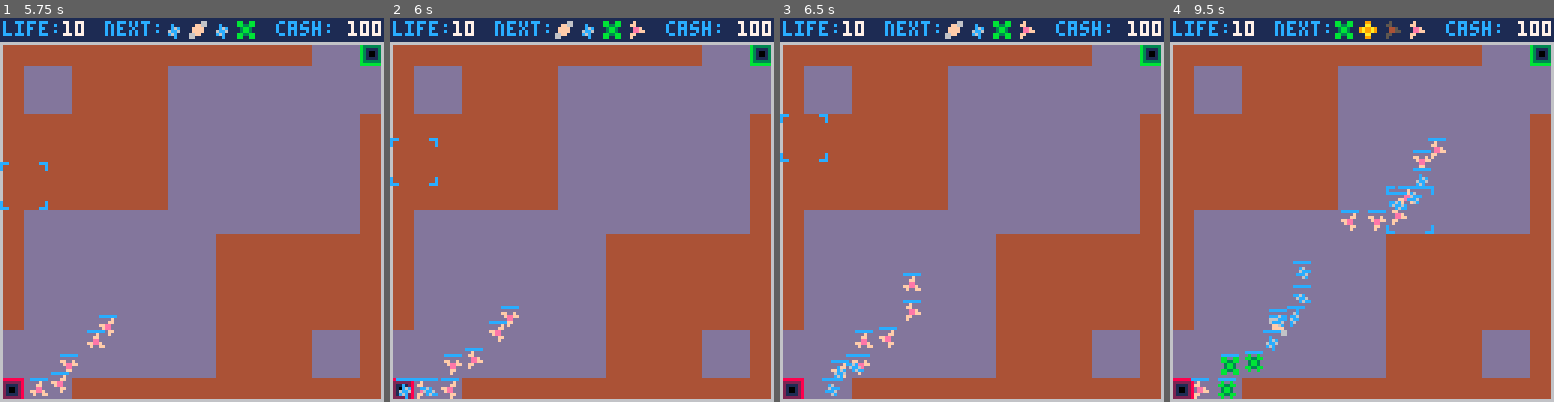
Above: before the commit, frames 1-4 (left to right).
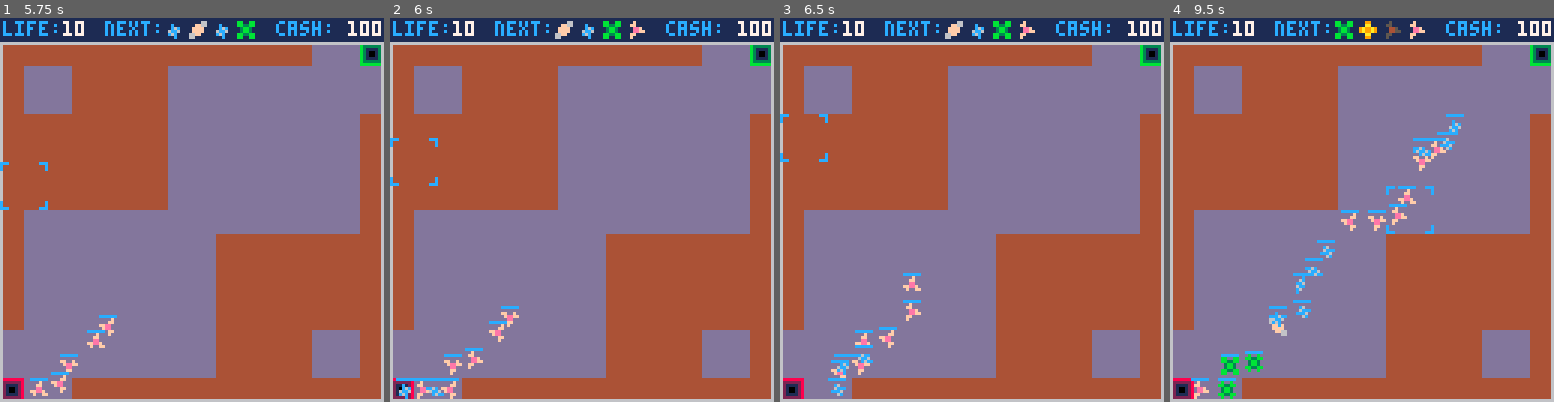
Above: after the commit, the same moments.

Repository: langchr86/pico-bubble-towers
Game: PICO-8 cartridge bubble-towers.p8
Same seed, same stepped clock (60 frames per second), same inputs: the game is played once before the commit and once after it.
Inputs:
- Up to frame 1 (5.75 s): tap O (Z key) at 0.33, 0.7, 1.43, 2.22, 3.1, 3.98, 4.87 s; tap X (X key) at 1.07, 2.07, 2.4, 2.73, 3.07, 3.4, 3.73, 4.07, 4.4, 4.73, 5.07, 5.4, 5.73 s; hold Left 1.97-2.37 s; hold Down 2.42-2.82 s; hold Right 2.87-3.53 s; hold Up 3.58-4.08 s; hold Right 4.13-4.53 s; hold Down 4.58-5.08 s; hold Left from 5.13 s (still down)
- Up to frame 2 (6 s): tap O (Z key) at 5.75 s; release Left at 5.8 s; hold Up from 5.85 s (still down)
- Up to frame 3 (6.5 s): tap X (X key) at 6.07, 6.4 s; release Up at 6.18 s; hold Left from 6.23 s (still down)
- Up to frame 4 (9.5 s): release Left at 6.63 s; tap O (Z key) every 0.88 s from 6.63 to 9.28 s; hold Down 6.68-7.08 s; tap X (X key) every 0.33 s from 6.73 to 9.4 s; hold Right 7.13-7.8 s; hold Up 7.85-8.35 s; hold Right 8.4-8.8 s; hold Down 8.85-9.35 s; hold Left from 9.4 s (still down)

Frame 1 is identical in both runs. In frame 2, 0.1% of the frame differs, in the area x 7-15%, y 93-99%; in frame 3, 0.4%; in frame 4, 1.4%, in the area x 24-77%, y 25-87%.

Commit message:
tune enemy types

Diff:
--- a/src/enemy_type.lua
+++ b/src/enemy_type.lua
@@ -53,7 +53,7 @@
   [ET_FAST] = {
     sprite = 12,
     frame_cnt = 4,
-    speed = 1.4,
+    speed = 1.5,
     life = 100,
     value = 4,
   },
@@ -68,7 +68,7 @@
     sprite = 24,
     frame_cnt = 6,
     speed = 0.6,
-    life = 300,
+    life = 330,
     value = 6,
   },
   [ET_NORMAL_BOSS] = {
@@ -82,13 +82,13 @@
     sprite = 48,
     frame_cnt = 10,
     speed = 1.0,
-    life = 300,
+    life = 280,
     value = 30,
   },
   [ET_FAST_BOSS] = {
     sprite = 44,
     frame_cnt = 4,
-    speed = 1.4,
+    speed = 1.5,
     life = 300,
     value = 20,
   },
